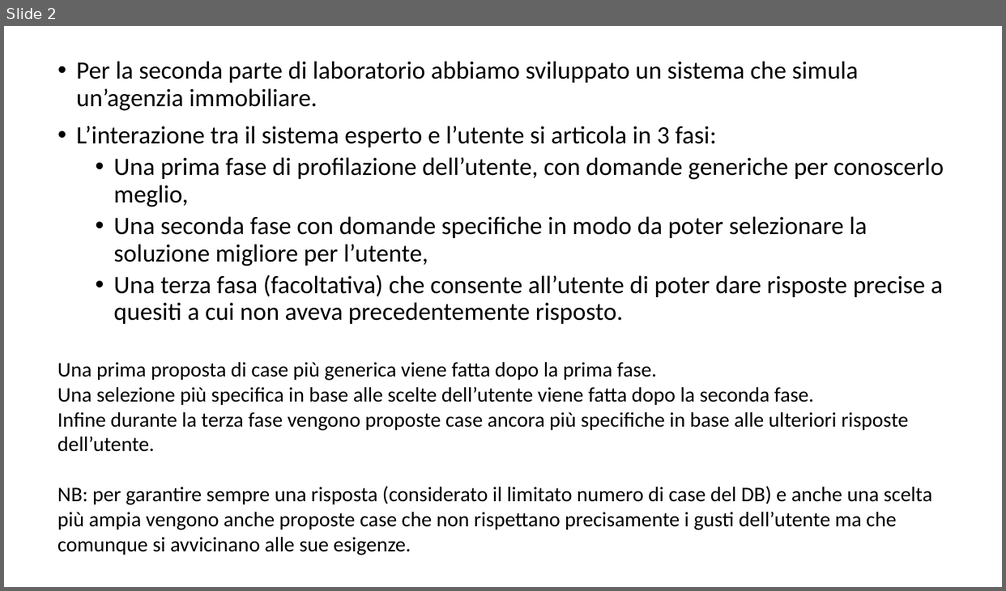
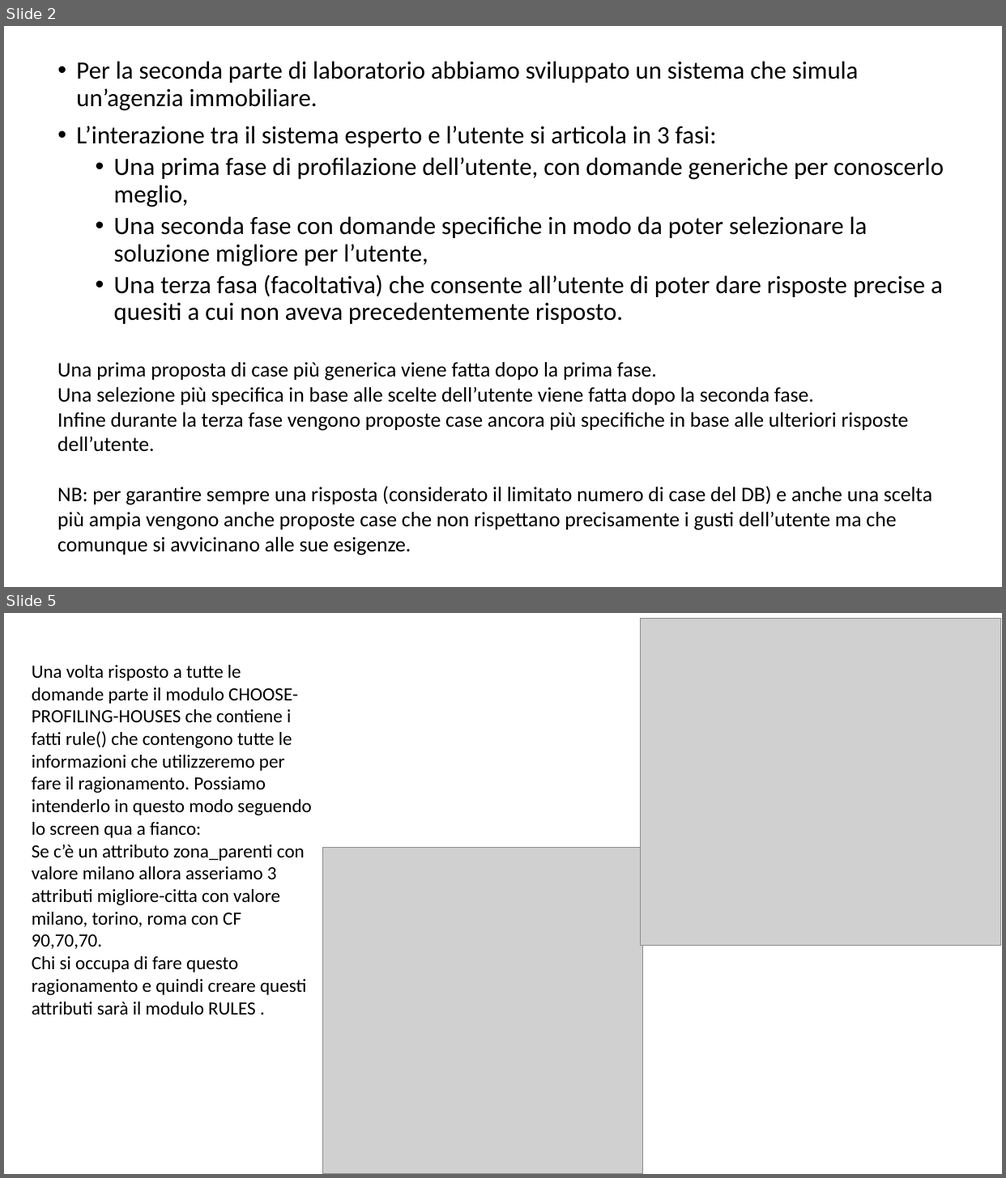
Before and after one commit to giargiapower/prolog-clingo-clips-soar, a slide deck: Presentazioni/Presentazione_Clips.pptx. Shown one above the other, each under a label of ours: slide 2 before the commit, slides 2 and 5 after it; the slides between them are not shown. The pictures are 1006x591 and 1006x1178 pixels, drawn with LibreOffice and Linux fonts; fonts in the diff are those of the drawing; grey boxes stand for pictures. Boxes give left, top, right and bottom in pixels: in the first picture for what was removed or moved away, otherwise in the second. Text is boxed around its words. In the diff, an @@ line names an element or a change of style, - is before the commit and + after.

```diff
--- a/Presentazioni/Presentazione_Clips.pptx
+++ b/Presentazioni/Presentazione_Clips.pptx
@@ slide 5 added at <box>4,613,1002,1174</box>, background #FFFFFF @@
@@ picture added at <box>641,618,1001,945</box> @@
@@ text added at <box>32,665,311,1015</box>, 18 pt, text #000000 @@
+Una volta risposto a tutte le domande parte il modulo CHOOSE-PROFILING-HOUSES che contiene i fatti rule() che contengono tutte le informazioni che utilizzeremo per fare il ragionamento. Possiamo intenderlo in questo modo seguendo lo screen qua a fianco:
+Se c’è un attributo zona_parenti con valore milano allora asseriamo 3 attributi migliore-citta con valore milano, torino, roma con CF 90,70,70.
+Chi si occupa di fare questo ragionamento e quindi creare questi attributi sarà il modulo RULES .
@@ picture added at <box>323,847,643,1174</box> @@
```
Also in this commit, not shown: 8 other slides added, 2 slides removed.
